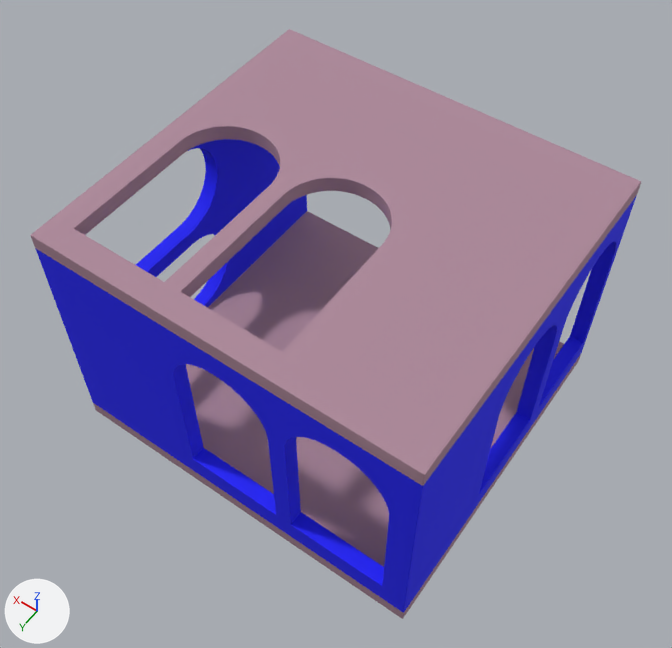
The FBX model Assets/Assets_Review/Taco_Party/Arches_Module/Meshes/MSH_Arches_Room.FBX: old version first, new version second.
The view is the same before and after, from a 50 mm camera at (-4.12, 5.9, 10.35) aimed at (-0.03, 0.18, 1.37). Arrows for +X, +Y and +Z are at lower left; the lights stay in place. Where no turn or scale is listed for an object, it has been applied to the vertices. Vertices at the same position are counted once.

The first picture shows 'Arches_Room_GEO'.
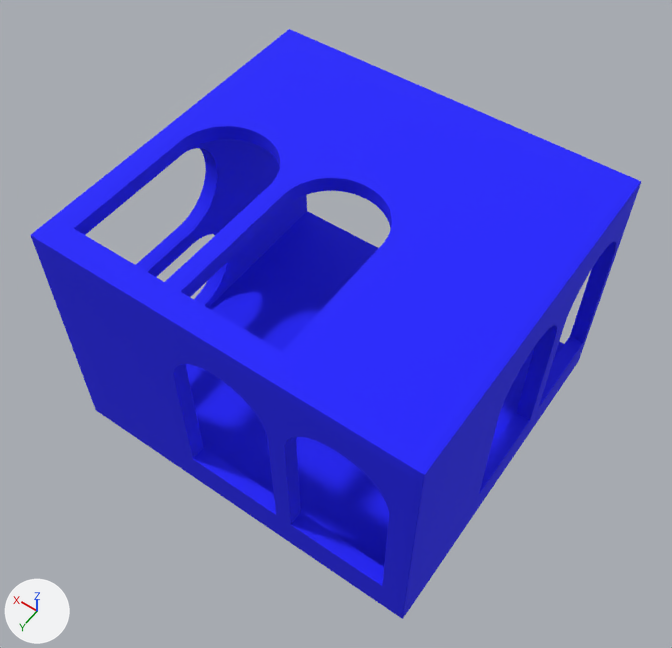
What differs and where, as boxes [x1, y1, x2, y2] in the pictures (672 x 648 px):
part 1 of me_mesh, recoloured (pink to blue): [31, 29, 641, 619] in both

What the commit changed:
me_mesh has 1561 vertices, 1801 faces and spans x -2.45..2.45, y -2.25..2.25, z -0.2..3.2.
me_mesh is used by ob_arches_room_geo; location (0.0, 0.0, 0.0).
me_mesh part 1: all 578 faces that had it switch from mat_m_arches_room_b (pink #ad889a) to mat_m_arches_room_a (blue #1616ff).
